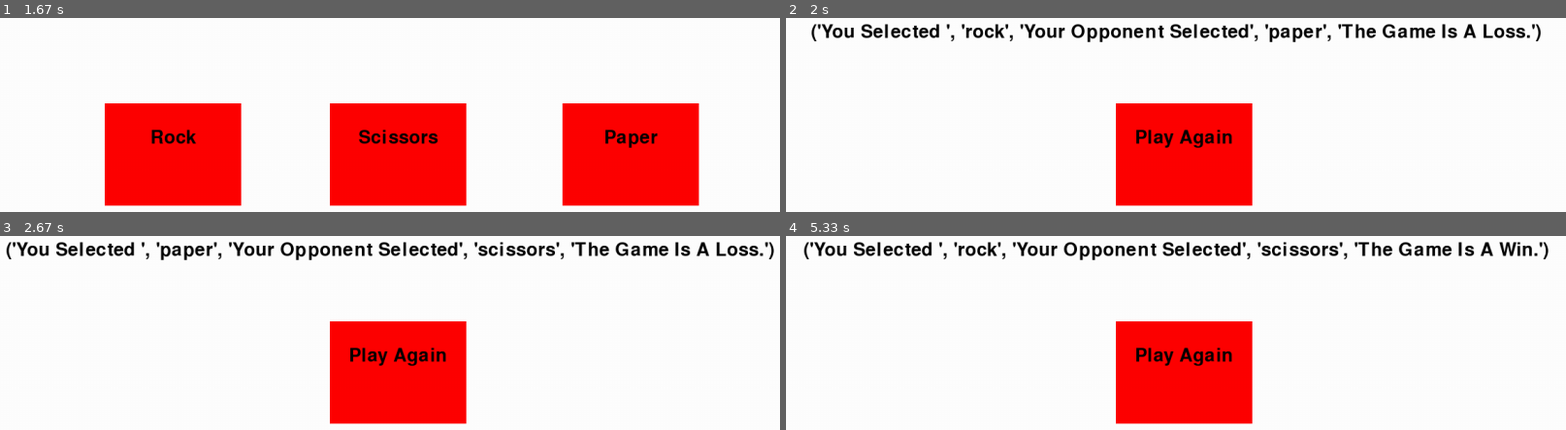
Above: before the commit, frames 1-4 (two rows, left to right).
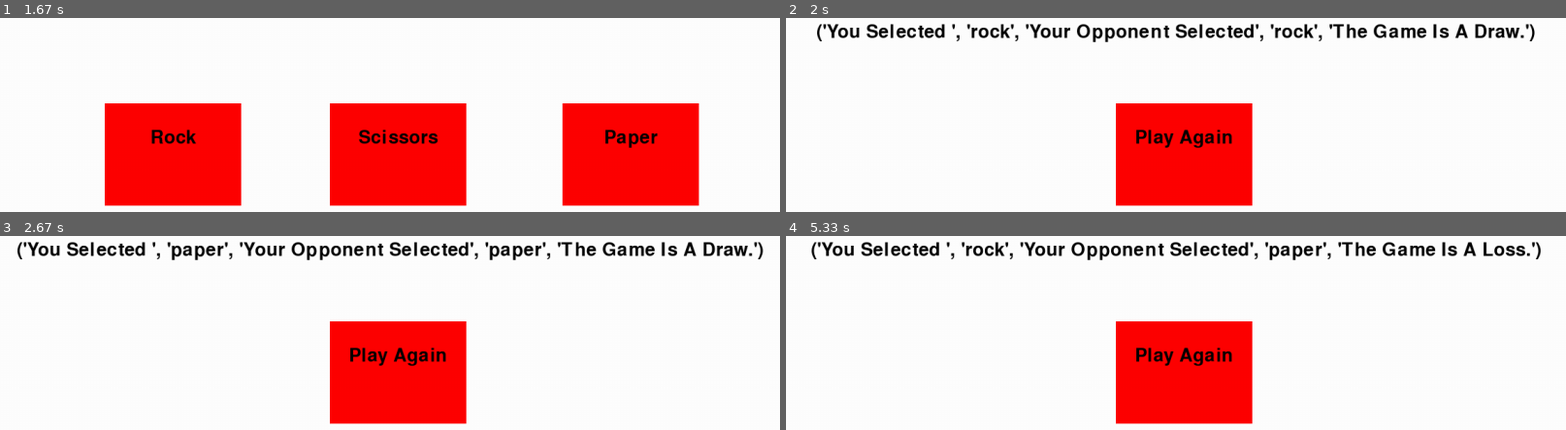
Above: after the commit, the same moments.

Repository: FinnSnell/PygameRPS
Game: pygame game, started from main.py
Two runs of this game, one before a commit and one after it. Both use one fixed random seed, a clock stepped at 60 frames per second and the inputs below.
Inputs (mouse positions are in pixels of both pictures, inside the frame that each line leads up to):
- Up to frame 1 (1.67 s): click (413, 103) at 0.38 s; click (421, 134) at 0.72 s; click (148, 29) at 1.05 s
- Up to frame 2 (2 s): click "Rock" at 1.88 s
- Up to frame 3 (2.67 s): click (429, 371) at 2.22 s; click (639, 398) at 2.55 s
- Up to frame 4 (5.33 s): click "Play Again" at 3.38 s; click (1472, 309) at 3.72 s; click (996, 406) at 5.05 s

Frame 1 is identical in both runs. In frame 2, 4.2% of the frame differs, in the area x 3-97%, y 3-13%; in frame 3, 4.4%; in frame 4, 4.5%, in the area x 2-98%, y 3-13%.

Commit message:
Update twister.py
final change to twister, made more random by using nanoseconds

Diff:
--- a/twister/twister.py
+++ b/twister/twister.py
@@ -50,14 +50,14 @@
 
 def generate_randomness():
     global randomness
-    initial_seed = int(time.time())
+    initial_seed = int(time.time()*1000000)
     mt_initial = MT19937(seed=initial_seed)
 
     new_seed = mt_initial.extract_number()
 
     mt = MT19937(seed=new_seed)
 
-    randomness = [(mt.extract_number()) % 10 for _ in range(1)]
+    randomness = [(mt.extract_number()) % 100 for _ in range(1)]
     return randomness
 
 def generate_number():
@@ -69,5 +69,5 @@
 
     mt = MT19937(seed=new_seed)
 
-    random_numbers = [(mt.extract_number() % 3) + 1 for _ in range(10)]
+    random_numbers = [(mt.extract_number() % 3) + 1 for _ in range(100)]
     return random_numbers
